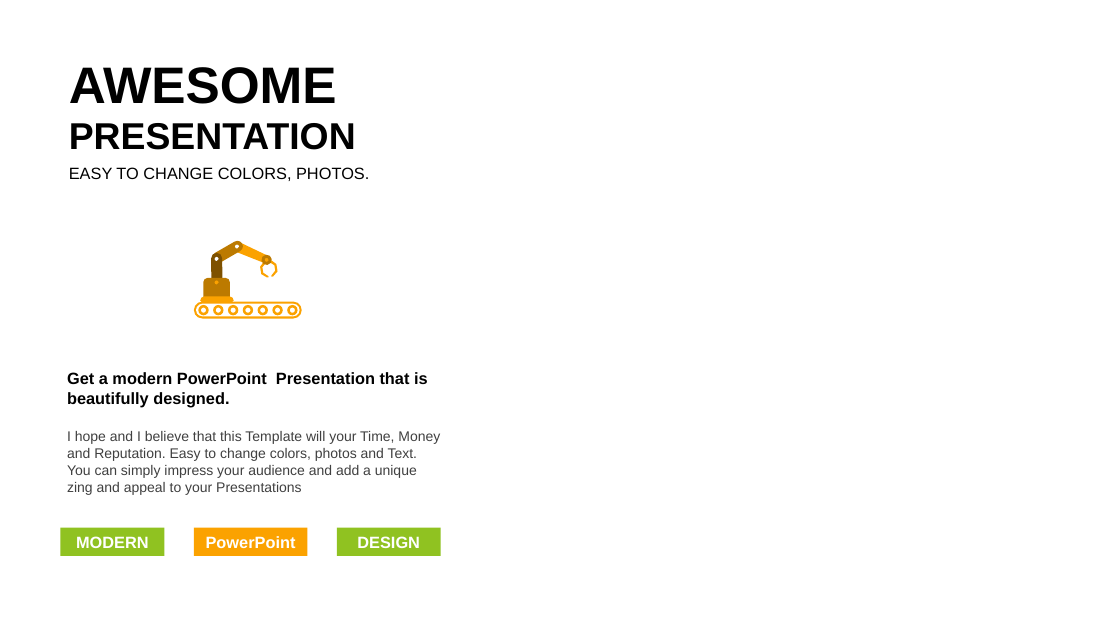
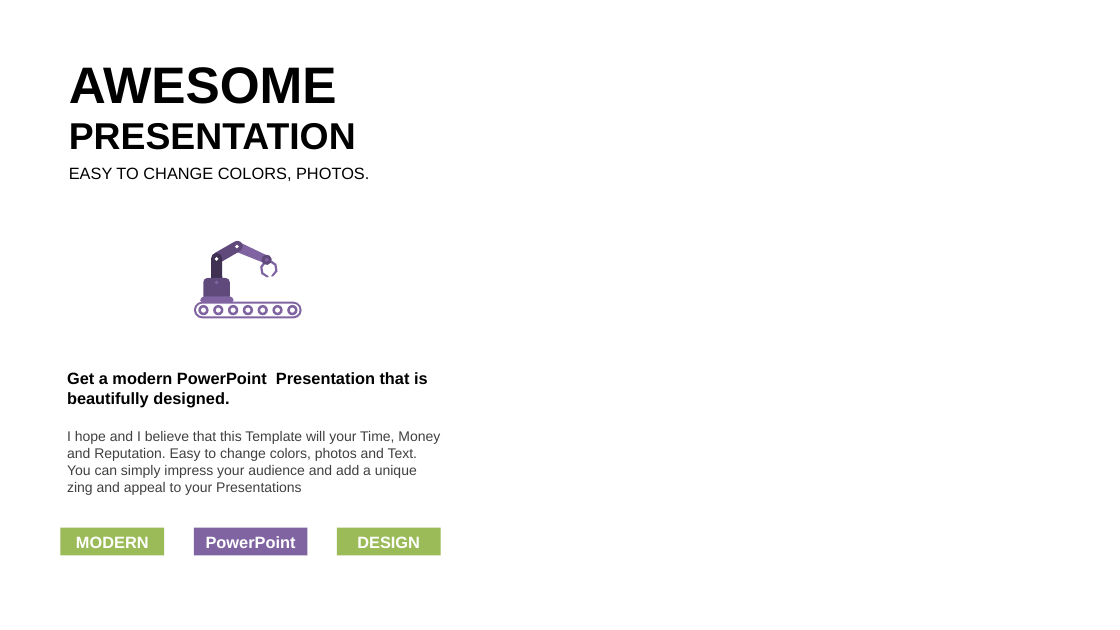
Before and after one commit to thanhlongvl/sportdemo, a slide deck: slide 17 of industry 4.0-Revolution-PowerPoint-Templates.pptx (slide 14 before the commit). Drawn at 1120x630 pixels with LibreOffice and Linux fonts; fonts in the diff are those of the drawing. Boxes give left, top, right and bottom in pixels: in the first picture for what was removed or moved away, otherwise in the second. Text is boxed around its words. In the diff, an @@ line names an element or a change of style, - is before the commit and + after.

```diff
--- a/industry 4.0-Revolution-PowerPoint-Templates.pptx
+++ b/industry 4.0-Revolution-PowerPoint-Templates.pptx
@@ rounded rectangle at <box>210,239,245,266</box>: fill #BC7A00 to #604A7B @@
@@ freeform shape at <box>197,251,237,292</box>: fill #7E5100 to #403152; outline redrawn @@
@@ freeform shape at <box>214,257,218,261</box>: outline redrawn @@
@@ freeform shape at <box>234,245,239,249</box>: outline redrawn @@
@@ fill #FBA200 to #8064A2 in 5 elements at <box>194,528,308,555</box>, <box>270,260,278,277</box>, <box>260,261,269,278</box>, <box>194,302,302,318</box>, <box>235,242,271,265</box> @@
@@ freeform shape at <box>261,255,272,266</box>: fill #BC7A00 to #604A7B; outline redrawn @@
@@ freeform shape at <box>200,296,234,302</box>: fill #FBA200 to #8064A2; outline redrawn @@
@@ freeform shape at <box>203,278,230,300</box>: fill #BC7A00 to #604A7B @@
@@ freeform shape at <box>214,281,218,285</box>: fill #FBA200 to #8064A2; outline redrawn @@
@@ fill #FBA200 to #8064A2; proportions changed in 7 elements at <box>198,305,208,315</box>, <box>213,305,223,315</box>, <box>228,305,238,315</box>, <box>243,305,253,315</box>, <box>258,305,268,315</box>, <box>272,305,282,315</box>, <box>287,305,297,315</box> @@
@@ rectangle "MODERN" at <box>60,528,165,555</box>: fill #90C221 to #9BBB59 @@
@@ rectangle "DESIGN" at <box>337,528,441,555</box>: fill #90C221 to #9BBB59 @@
```
Also in this commit, not shown: 46 other slides changed, 3 slides added, 1 slide removed, 1 other file.
